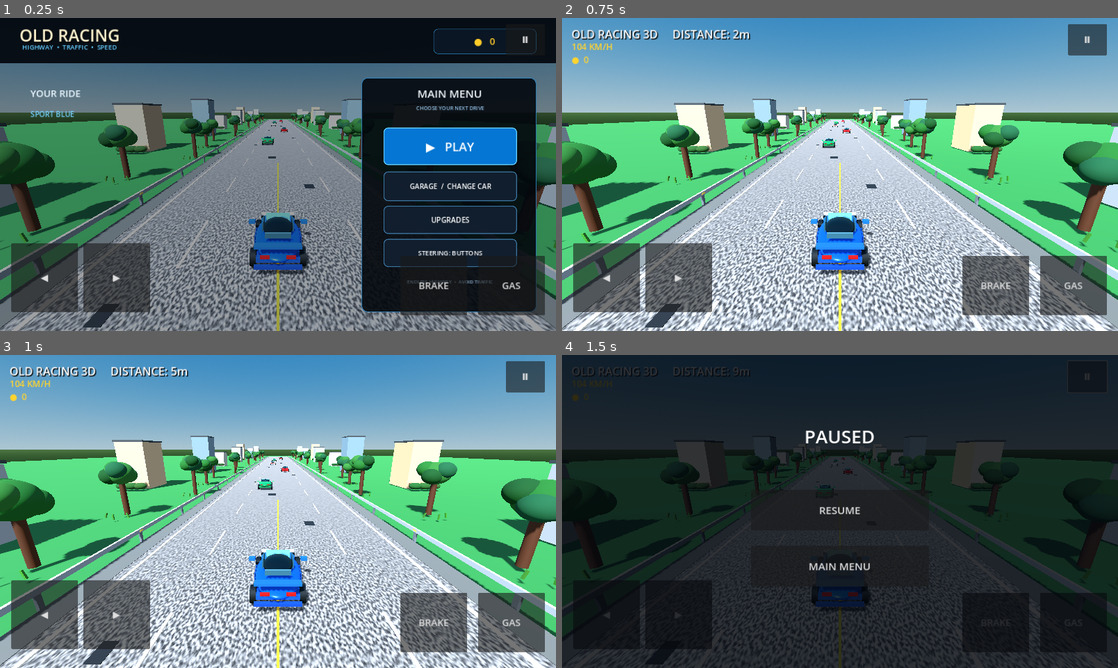
Above: before the commit, frames 1-4 (two rows, left to right).
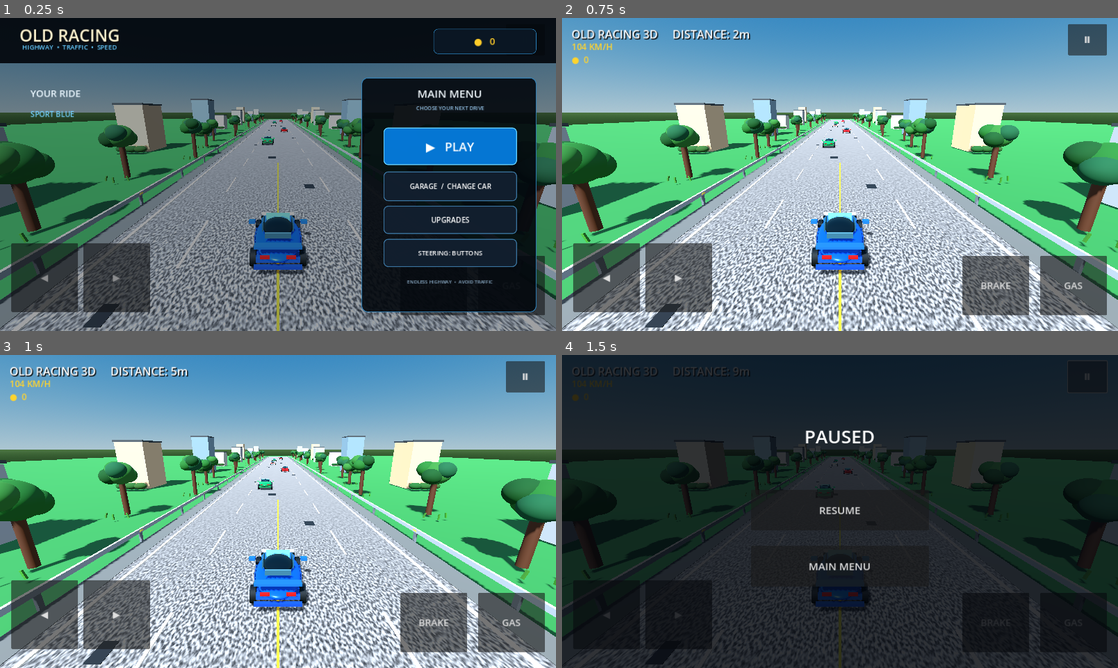
Above: after the commit, the same moments.

Repository: edtatevosiani99-create/Old-Racing
Game: Godot game, scene res://Main.tscn
Two runs of this game, one before a commit and one after it. Both use one fixed random seed, a clock stepped at 60 frames per second and the inputs below.
Inputs:
- Up to frame 1 (0.25 s): no input
- Up to frame 2 (0.75 s): click "▶ PLAY" at 0.5 s
- Up to frame 3 (1 s): no input
- Up to frame 4 (1.5 s): click "Ⅱ" at 1.25 s

The runs differ from the first frame. In frame 1, 0.4% of the frame differs, in the area x 7-97%, y 3-94%; in frame 2, nothing differs; in frame 3, nothing differs; in frame 4, nothing differs.

Commit message:
Render 3D game menu on the HUD canvas layer

Diff:
--- a/godot/main.gd
+++ b/godot/main.gd
@@ -20,6 +20,7 @@
 var traffic: Array[Node3D] = []
 var coin_nodes: Array[Node3D] = []
 var road_marks: Array[MeshInstance3D] = []
+var ui_layer: CanvasLayer
 var hud: Label
 var speed_label: Label
 var coin_label: Label
@@ -329,6 +330,7 @@
 
 func _make_ui() -> void:
     var layer := CanvasLayer.new()
+    ui_layer = layer
     add_child(layer)
     hud = Label.new()
     hud.position = Vector2(22, 18)
@@ -373,7 +375,7 @@
     menu_panel.set_anchors_and_offsets_preset(Control.PRESET_FULL_RECT)
     menu_panel.mouse_filter = Control.MOUSE_FILTER_STOP
     menu_panel.z_index = 20
-    add_child(menu_panel)
+    ui_layer.add_child(menu_panel)
 
     # Original racing-game menu with the familiar garage / play / settings flow.
     # It uses our own layout and generated 3D scene rather than copied proprietary assets.
